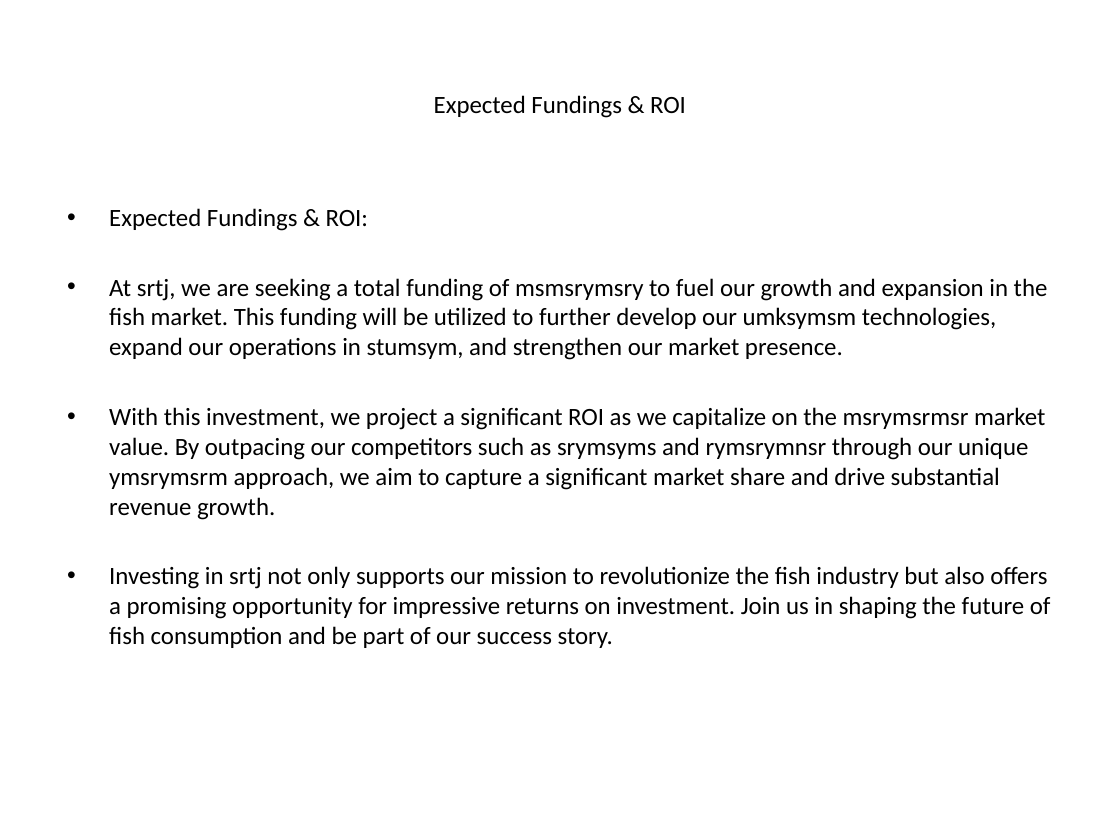
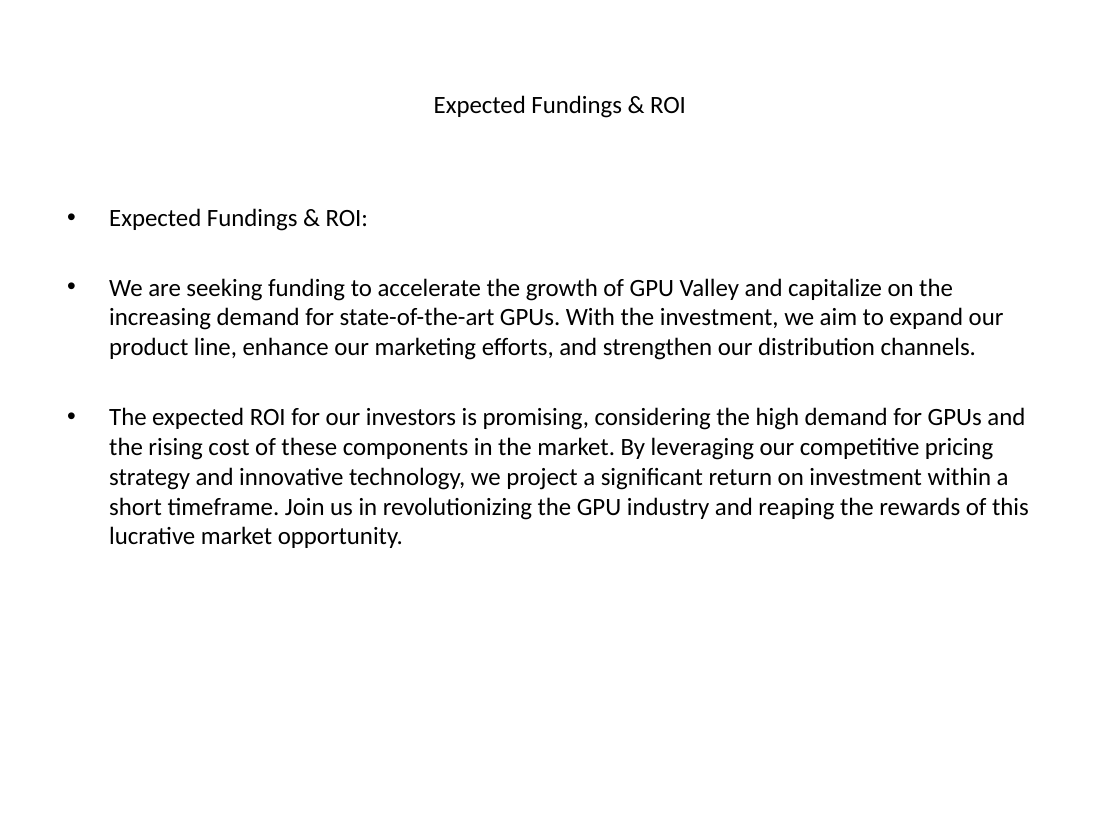
Before and after one commit to luhouyang/cantimagine, a slide deck: slide 6 of generated_ppt/_presentation.pptx. Drawn at 1120x840 pixels with LibreOffice and Linux fonts; fonts in the diff are those of the drawing. Boxes give left, top, right and bottom in pixels: in the first picture for what was removed or moved away, otherwise in the second. Text is boxed around its words. In the diff, an @@ line names an element or a change of style, - is before the commit and + after.

```diff
--- a/generated_ppt/_presentation.pptx
+++ b/generated_ppt/_presentation.pptx
@@ text at <box>109,278,1029,548</box>: text changed @@
-• At srtj, we are seeking a total funding of msmsrymsry to fuel our growth and expansion in the fish market. This funding will be utilized to further develop our umksymsm technologies, expand our operations in stumsym, and strengthen our market presence.
-• With this investment, we project a significant ROI as we capitalize on the msrymsrmsr market value. By outpacing our competitors such as srymsyms and rymsrymnsr through our unique ymsrymsrm approach, we aim to capture a significant market share and drive substantial revenue growth.
-• Investing in srtj not only supports our mission to revolutionize the fish industry but also offers a promising opportunity for impressive returns on investment. Join us in shaping the future of fish consumption and be part of our success story.
+• We are seeking funding to accelerate the growth of GPU Valley and capitalize on the increasing demand for state-of-the-art GPUs. With the investment, we aim to expand our product line, enhance our marketing efforts, and strengthen our distribution channels.
+• The expected ROI for our investors is promising, considering the high demand for GPUs and the rising cost of these components in the market. By leveraging our competitive pricing strategy and innovative technology, we project a significant return on investment within a short timeframe. Join us in revolutionizing the GPU industry and reaping the rewards of this lucrative market opportunity.
```
Also in this commit, not shown: 4 other slides changed, 3 other files.
